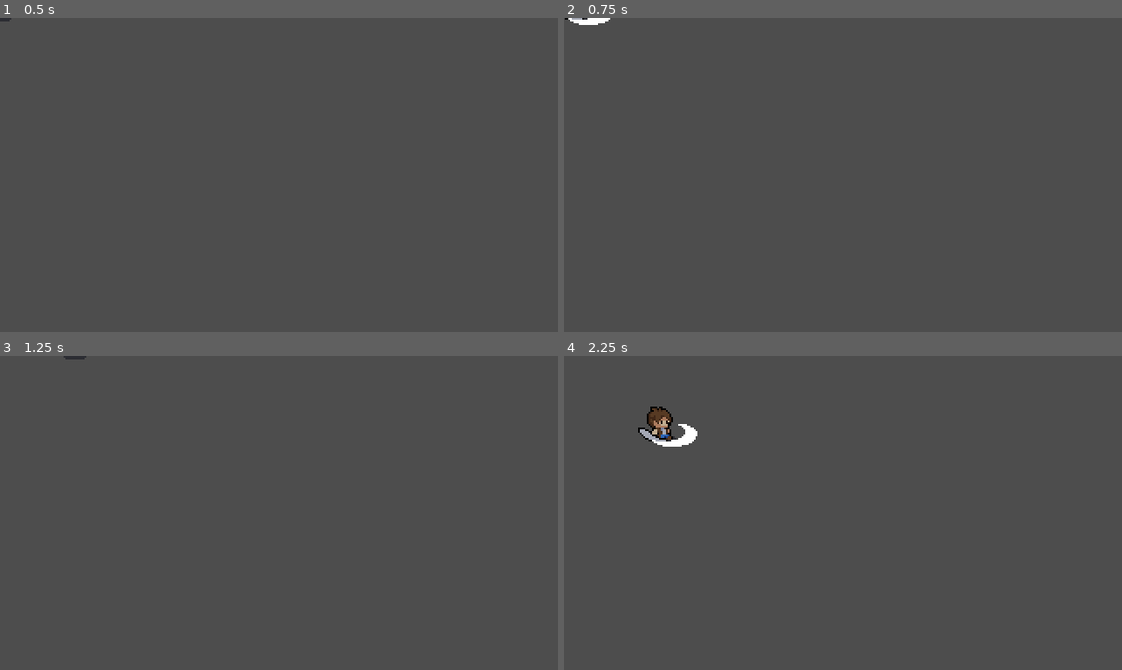
Above: before the commit, frames 1-4 (two rows, left to right).
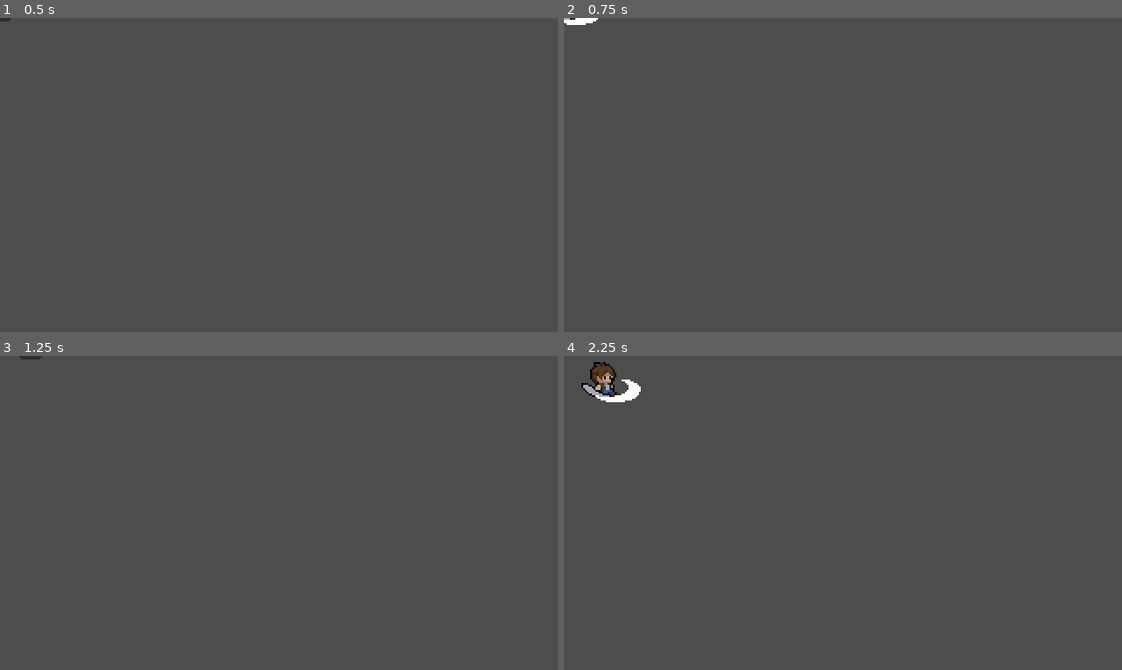
Above: after the commit, the same moments.

Repository: jonascamargoo/ruins-adventure
Game: Godot game, scene res://character/scenes/character_body_2d.tscn
Same seed, same stepped clock (60 frames per second), same inputs: the game is played once before the commit and once after it.
Inputs:
- Up to frame 1 (0.5 s): no input
- Up to frame 2 (0.75 s): tap Enter at 0.5 s; hold D (move_right) from 0.53 s (still down); tap Q (attack) at 0.6 s
- Up to frame 3 (1.25 s): keep holding D (move_right)
- Up to frame 4 (2.25 s): tap Space at 1.25 s; release D (move_right) at 1.28 s; hold S (move_down) 1.28-2.03 s; tap Q (attack) at 1.35, 2.1 s; hold D (move_right) from 2.03 s (still down)

Frame 1 is identical in both runs. In frame 2, 0.1% of the frame differs, in the area x 0-9%, y 0-3%; in frame 3, less than 0.1%; in frame 4, 1.4%, in the area x 3-24%, y 1-29%.

Commit message:
feat: atacando parado

Diff:
--- a/project_test_mystic/character/scripts/character.gd
+++ b/project_test_mystic/character/scripts/character.gd
@@ -51,6 +51,7 @@
 func _attack() -> void:
 	# se o botao de ataque for pressionado e nao tiver nenhum ataque em andamento
 	if Input.is_action_just_pressed("attack") and not _is_attacking:
+		set_physics_process(false) # para ele parar de andar enquanto ataca
 		_attack_timer.start()
 		_is_attacking = true
 
@@ -68,4 +69,5 @@
 # Quando o timer zerar, ele dispara um sinal. Esse sinal é representado por essa função
 # Ao zerar, essa função é chamada
 func _on_attack_timer_timeout() -> void:
+	set_physics_process(true) # voltar a andar enquanto ataca
 	_is_attacking = false
